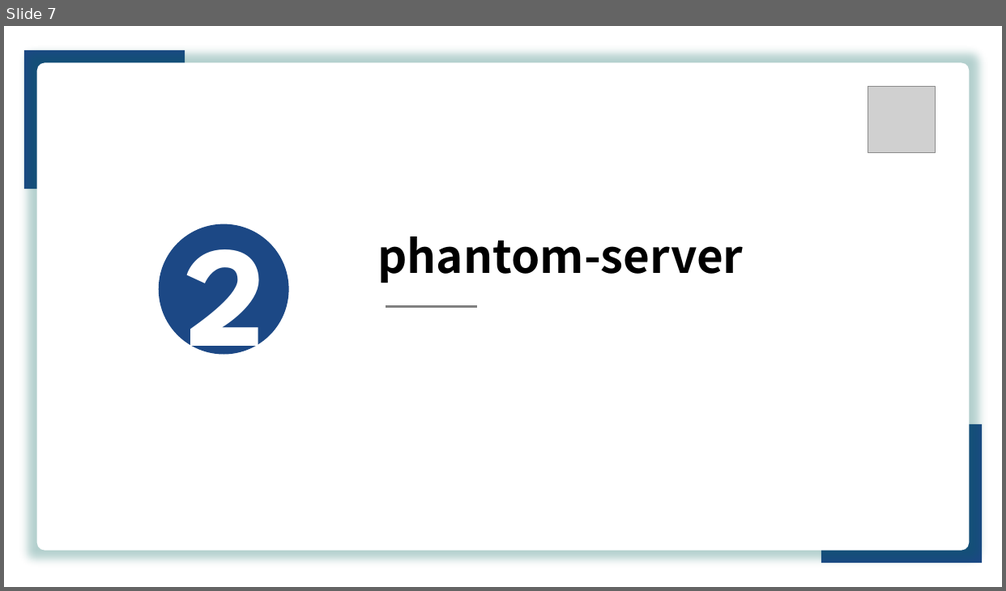
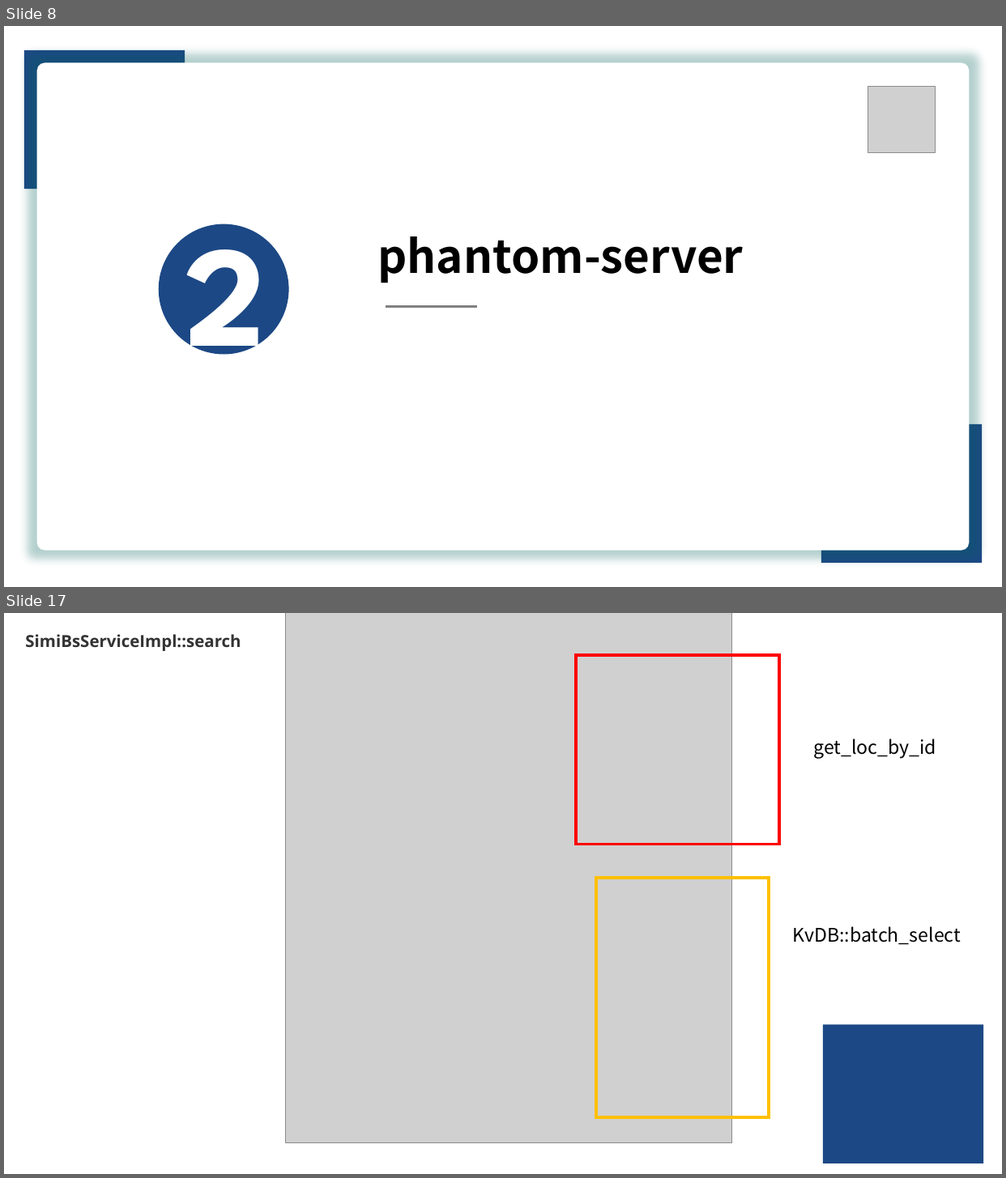
Before and after one commit to Capsfly/intern_share_info, a slide deck: 串讲.pptx. Shown one above the other, each under a label of ours: slide 7 before the commit, slides 8 and 17 after it; the slides between them are not shown. The pictures are 1006x591 and 1006x1178 pixels, drawn with LibreOffice and Linux fonts; fonts in the diff are those of the drawing; grey boxes stand for pictures. Boxes give left, top, right and bottom in pixels: in the first picture for what was removed or moved away, otherwise in the second. Text is boxed around its words. In the diff, an @@ line names an element or a change of style, - is before the commit and + after.

```diff
--- a/串讲.pptx
+++ b/串讲.pptx
@@ slide 17 added at [4, 613, 1002, 1174], background #FFFFFF @@
@@ text added at [25, 634, 241, 651], 16 pt, text #333333, bold @@
+SimiBsServiceImpl::search
@@ picture added at [286, 613, 731, 1143] @@
@@ rectangle added at [576, 655, 780, 845], outline #FF0000 3 pt @@
@@ text added at [813, 739, 936, 759], 18 pt, text #000000 @@
+get_loc_by_id
@@ rectangle added at [596, 878, 769, 1118], outline #FFC000 3 pt @@
@@ text added at [793, 926, 961, 945], 18 pt, text #000000 @@
+KvDB::batch_select
@@ rectangle added at [823, 1024, 984, 1163], fill #1C4885 @@
@@ what was slide 7 is now slide 8 @@
```
Also in this commit, not shown: 6 slides changed, 9 other slides added, 5 slides removed, 1 other file.
